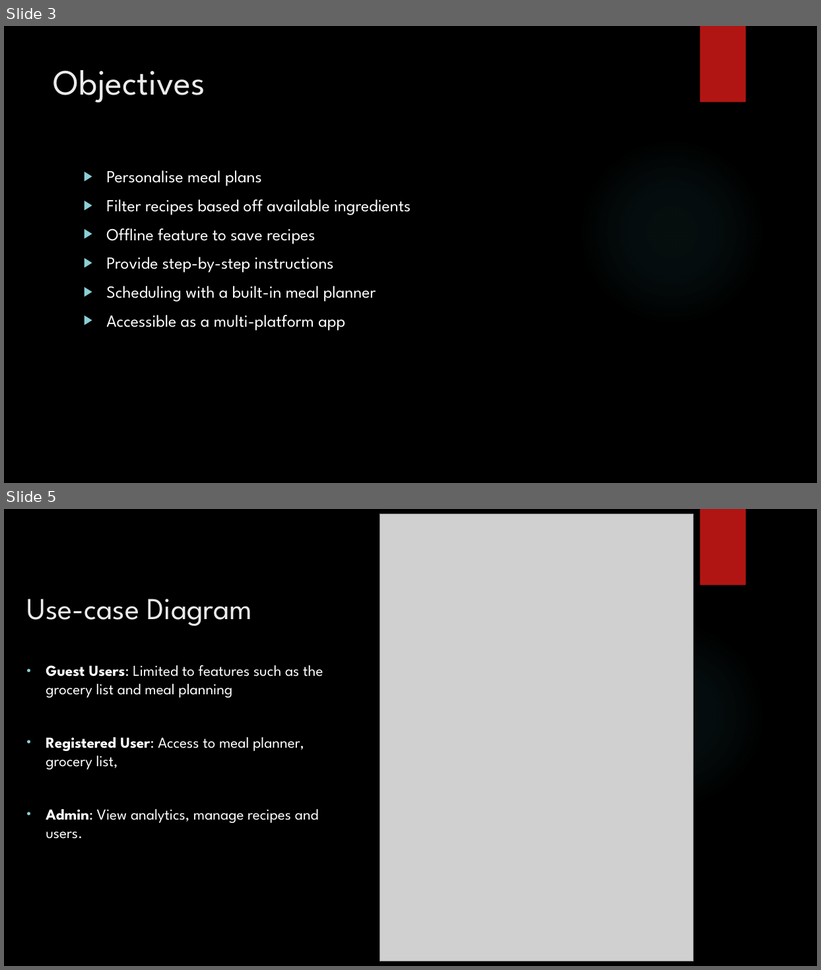
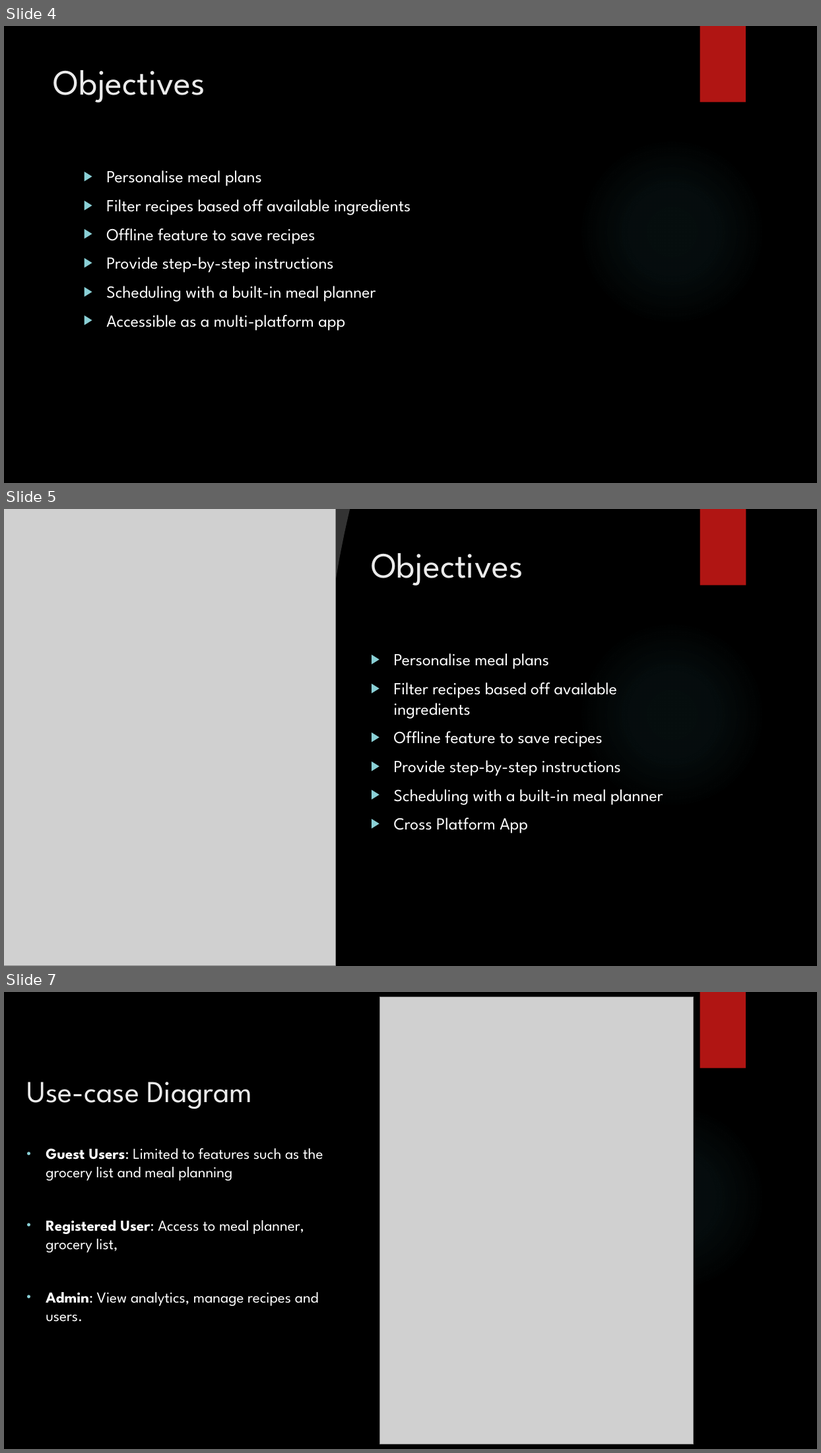
Before and after one commit to NathanTh3Gr3at/ITPV302_Project, a slide deck: PowerPoint Slides/ITPV302 - Presentation.pptx. Shown one above the other, each under a label of ours: slides 3 and 5 before the commit, slides 4, 5 and 7 after it; the slides between them are not shown. The pictures are 821x970 and 821x1453 pixels, drawn with LibreOffice and Linux fonts; fonts in the diff are those of the drawing; grey boxes stand for pictures; background and template pictures are left out. Boxes give left, top, right and bottom in pixels: in the first picture for what was removed or moved away, otherwise in the second. Text is boxed around its words. In the diff, an @@ line names an element or a change of style, - is before the commit and + after.

```diff
--- a/PowerPoint Slides/ITPV302 - Presentation.pptx
+++ b/PowerPoint Slides/ITPV302 - Presentation.pptx
@@ slide 5 added at (x1=4, y1=509, x2=817, y2=966), background picture (left out); not listed: 2 template elements that a slide beside it also shows @@
@@ picture added at (x1=4, y1=509, x2=336, y2=966) @@
@@ freeform shape added at (x1=313, y1=509, x2=350, y2=757), fill #FFFFFF at 20% opacity @@
@@ rectangle added at (x1=700, y1=509, x2=746, y2=586), fill #B01513 @@
@@ title added at (x1=371, y1=553, x2=523, y2=586), 42 pt, text #EBEBEB @@
+Objectives
@@ text added at (x1=394, y1=654, x2=663, y2=834), 20 pt, text #FFFFFF @@
+▶ Personalise meal plans
+▶ Filter recipes based off available ingredients
+▶ Offline feature to save recipes
+▶ Provide step-by-step instructions
+▶ Scheduling with a built-in meal planner
+▶ Cross Platform App
@@ what was slide 3 is now slide 4 @@
@@ what was slide 5 is now slide 7 @@
```
Also in this commit, not shown: 1 slide changed, 1 other slide added, 1 other file.
